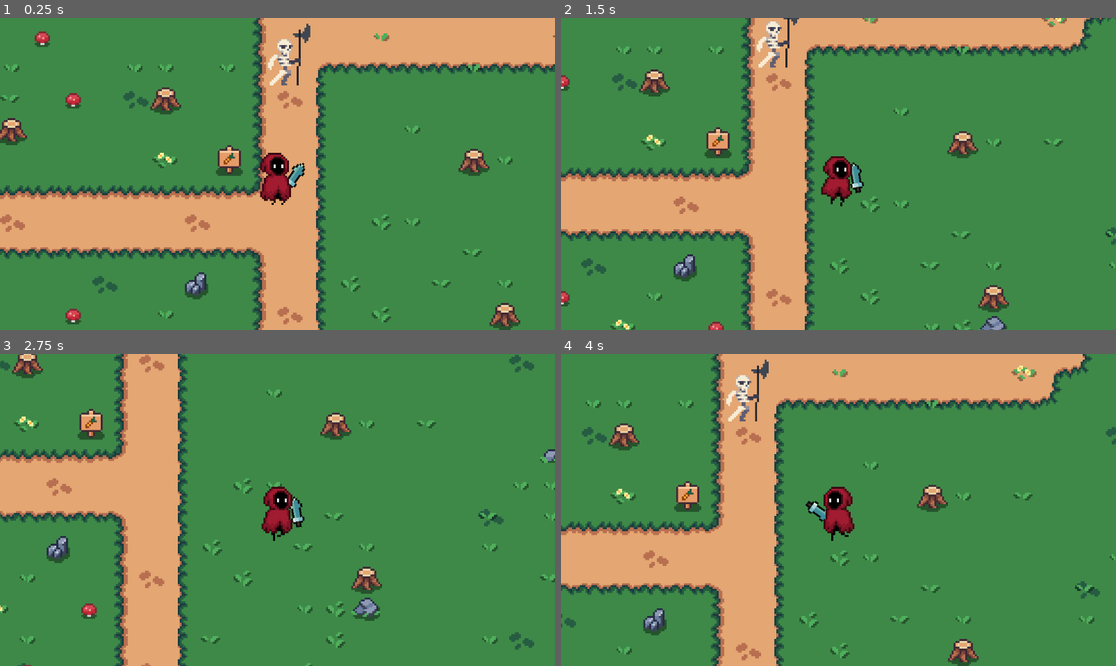
Above: before the commit, frames 1-4 (two rows, left to right).
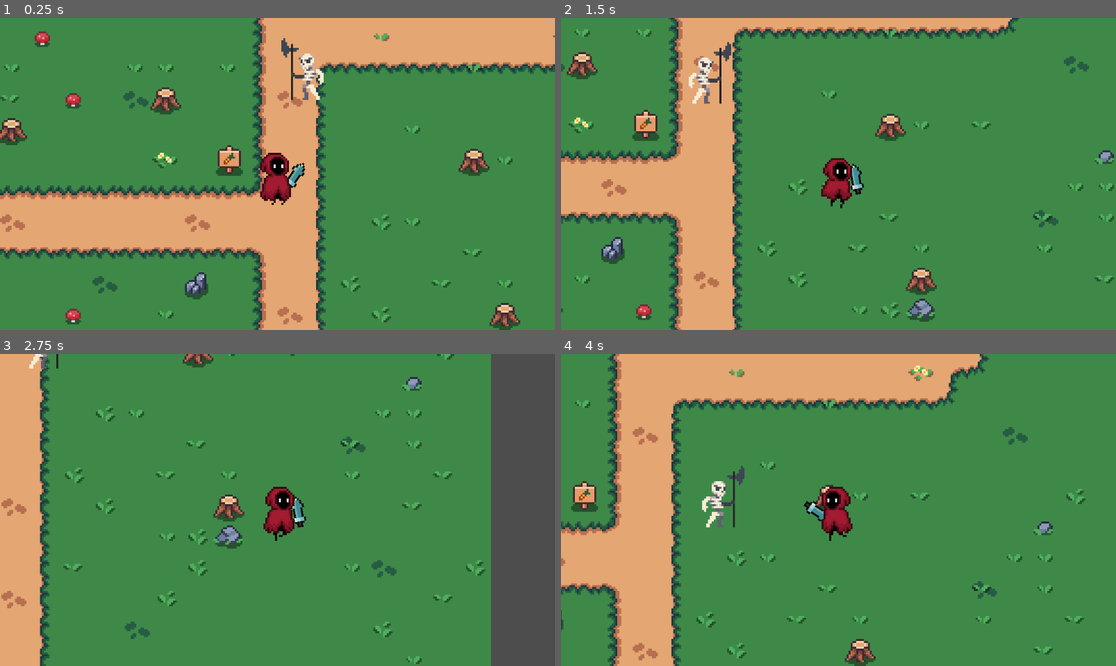
Above: after the commit, the same moments.

Repository: inlet511/Godot_Tut
Game: Godot game, scene res://scenes/main.tscn
Two runs of this game, one before a commit and one after it. Both use one fixed random seed, a clock stepped at 60 frames per second and the inputs below.
Inputs (mouse positions are in pixels of both pictures, inside the frame that each line leads up to):
- Up to frame 1 (0.25 s): no input
- Up to frame 2 (1.5 s): move the mouse to (960, 158) at 0.52 s; hold D (right) 0.53-1.28 s; tap 1 (ability_1) at 0.6 s; move the mouse to (727, 189) at 1.27 s; hold S (down) from 1.28 s (still down); tap 2 (ability_2) at 1.35 s
- Up to frame 3 (2.75 s): move the mouse to (333, 441) at 2.02 s; release S (down) at 2.03 s; hold D (right) from 2.03 s (still down); tap 3 (ability_3) at 2.1 s
- Up to frame 4 (4 s): move the mouse to (810, 572) at 2.77 s; release D (right) at 2.78 s; hold W (up) 2.78-3.53 s; tap 1 (ability_1) at 2.85 s; move the mouse to (1005, 556) at 3.52 s; hold A (left) from 3.53 s (still down); tap 2 (ability_2) at 3.6 s

The runs differ from the first frame. In frame 1, 0.9% of the frame differs, in the area x 48-59%, y 1-27%; in frame 2, 36%; in frame 3, 39%, in the area x 0-100%, y 0-100%; in frame 4, 33%.

Commit message:
11-1 Animation runner Finished

Diff:
--- a/scenes/ability/slash_ability.tscn
+++ b/scenes/ability/slash_ability.tscn
@@ -1,7 +1,7 @@
 [gd_scene format=3 uid="uid://by4qtweyfhx0n"]
 
 [ext_resource type="Script" uid="uid://bysj070y4puqg" path="res://scripts/ability/core/ability.gd" id="1_wqbl1"]
-[ext_resource type="Script" uid="uid://bqcvo2v7k7yfw" path="res://scripts/ability/core/ability_spawn_manifest.gd" id="2_6scyu"]
+[ext_resource type="Script" uid="uid://bqcvo2v7k7yfw" path="res://scripts/ability/component/ability_spawn_manifest.gd" id="2_6scyu"]
 [ext_resource type="PackedScene" uid="uid://byqjkta6deqrt" path="res://scenes/ability/slash_ability_manifest.tscn" id="3_jabok"]
 [ext_resource type="Script" uid="uid://c07sv604apc5h" path="res://scripts/ability/core/ability_component.gd" id="4_ny4m0"]
 
--- a/scenes/main.tscn
+++ b/scenes/main.tscn
@@ -126,7 +126,7 @@
 [node name="Player" parent="." unique_id=663228779 instance=ExtResource("1_o5qli")]
 z_index = 1
 position = Vector2(18, -1)
-speed = 50.0
+speed = 100.0
 
 [node name="Map" type="Node" parent="." unique_id=1594778294]
 
--- a/scenes/player.tscn
+++ b/scenes/player.tscn
@@ -109,6 +109,7 @@
 
 [node name="Player" type="Node2D" unique_id=1813389937]
 script = ExtResource("1_g2els")
+speed = null
 
 [node name="Weapon" type="Sprite2D" parent="." unique_id=537507785]
 texture_filter = 1
--- a/scenes/skeleton.tscn
+++ b/scenes/skeleton.tscn
@@ -1,6 +1,11 @@
 [gd_scene format=3 uid="uid://qp8bjqdacdar"]
 
 [ext_resource type="Texture2D" uid="uid://b8nnks1flijsb" path="res://assets/images/skeleton/Skeleton Idle.png" id="1_pbvs3"]
+[ext_resource type="Script" uid="uid://dt82mrf1lnoed" path="res://scripts/entity/enemy.gd" id="1_txkty"]
+[ext_resource type="Texture2D" uid="uid://lthmbgxy2uml" path="res://assets/images/skeleton/Skeleton Walk.png" id="3_ivqcw"]
+[ext_resource type="Texture2D" uid="uid://blqur6p5se5h4" path="res://assets/images/skeleton/Skeleton Attack.png" id="3_ssl1b"]
+[ext_resource type="Script" uid="uid://ck3abbm7udxhd" path="res://scripts/ability/core/ability_controller.gd" id="4_5pgwy"]
+[ext_resource type="PackedScene" uid="uid://c4a5w0sxy2agp" path="res://scenes/skeleton_slash.tscn" id="5_ssl1b"]
 
 [sub_resource type="AtlasTexture" id="AtlasTexture_txkty"]
 atlas = ExtResource("1_pbvs3")
@@ -45,14 +50,133 @@
 [sub_resource type="AtlasTexture" id="AtlasTexture_rjsi3"]
 atlas = ExtResource("1_pbvs3")
 region = Rect2(240, 0, 24, 32)
+
+[sub_resource type="AtlasTexture" id="AtlasTexture_ulcnj"]
+atlas = ExtResource("3_ssl1b")
+region = Rect2(0, 0, 43, 37)
+
+[sub_resource type="AtlasTexture" id="AtlasTexture_yjqjo"]
+atlas = ExtResource("3_ssl1b")
+region = Rect2(43, 0, 43, 37)
+
+[sub_resource type="AtlasTexture" id="AtlasTexture_8l6in"]
+atlas = ExtResource("3_ssl1b")
+region = Rect2(86, 0, 43, 37)
+
+[sub_resource type="AtlasTexture" id="AtlasTexture_bogq3"]
+atlas = ExtResource("3_ssl1b")
+region = Rect2(129, 0, 43, 37)
+
+[sub_resource type="AtlasTexture" id="AtlasTexture_w1nps"]
+atlas = ExtResource("3_ssl1b")
+region = Rect2(172, 0, 43, 37)
+
+[sub_resource type="AtlasTexture" id="AtlasTexture_05nho"]
+atlas = ExtResource("3_ssl1b")
+region = Rect2(215, 0, 43, 37)
+
+[sub_resource type="AtlasTexture" id="AtlasTexture_xbje2"]
+atlas = ExtResource("3_ssl1b")
+region = Rect2(258, 0, 43, 37)
+
+[sub_resource type="AtlasTexture" id="AtlasTexture_bheaq"]
+atlas = ExtResource("3_ssl1b")
+region = Rect2(301, 0, 43, 37)
+
+[sub_resource type="AtlasTexture" id="AtlasTexture_aajq6"]
+atlas = ExtResource("3_ssl1b")
+region = Rect2(344, 0, 43, 37)
+
+[sub_resource type="AtlasTexture" id="AtlasTexture_r1h1b"]
+atlas = ExtResource("3_ssl1b")
+region = Rect2(387, 0, 43, 37)
+
+[sub_resource type="AtlasTexture" id="AtlasTexture_g1s2x"]
+atlas = ExtResource("3_ssl1b")
+region = Rect2(430, 0, 43, 37)
+
+[sub_resource type="AtlasTexture" id="AtlasTexture_526pm"]
+atlas = ExtResource("3_ssl1b")
+region = Rect2(473, 0, 43, 37)
+
+[sub_resource type="AtlasTexture" id="AtlasTexture_pywd7"]
+atlas = ExtResource("3_ssl1b")
+region = Rect2(516, 0, 43, 37)
+
+[sub_resource type="AtlasTexture" id="AtlasTexture_wli8i"]
+atlas = ExtResource("3_ssl1b")
+region = Rect2(559, 0, 43, 37)
+
+[sub_resource type="AtlasTexture" id="AtlasTexture_wdmmv"]
+atlas = ExtResource("3_ssl1b")
+region = Rect2(602, 0, 43, 37)
+
+[sub_resource type="AtlasTexture" id="AtlasTexture_ruecw"]
+atlas = ExtResource("3_ssl1b")
+region = Rect2(645, 0, 43, 37)
+
+[sub_resource type="AtlasTexture" id="AtlasTexture_xpc7s"]
+atlas = ExtResource("3_ssl1b")
+region = Rect2(688, 0, 43, 37)
+
+[sub_resource type="AtlasTexture" id="AtlasTexture_vyv88"]
+atlas = ExtResource("3_ssl1b")
+region = Rect2(731, 0, 43, 37)
+
+[sub_resource type="AtlasTexture" id="AtlasTexture_3nhjk"]
+atlas = ExtResource("3_ivqcw")
+region = Rect2(0, 0, 22, 33)
+
+[sub_resource type="AtlasTexture" id="AtlasTexture_ghshk"]
+atlas = ExtResource("3_ivqcw")
+region = Rect2(22, 0, 22, 33)
+
+[sub_resource type="AtlasTexture" id="AtlasTexture_e85v8"]
+atlas = ExtResource("3_ivqcw")
+region = Rect2(44, 0, 22, 33)
+
+[sub_resource type="AtlasTexture" id="AtlasTexture_f63t1"]
+atlas = ExtResource("3_ivqcw")
+region = Rect2(66, 0, 22, 33)
+
+[sub_resource type="AtlasTexture" id="AtlasTexture_v6rpr"]
+atlas = ExtResource("3_ivqcw")
+region = Rect2(88, 0, 22, 33)
+
+[sub_resource type="AtlasTexture" id="AtlasTexture_6yhqa"]
+atlas = ExtResource("3_ivqcw")
+region = Rect2(110, 0, 22, 33)
+
+[sub_resource type="AtlasTexture" id="AtlasTexture_2iffn"]
+atlas = ExtResource("3_ivqcw")
+region = Rect2(132, 0, 22, 33)
+
+[sub_resource type="AtlasTexture" id="AtlasTexture_67pwj"]
+atlas = ExtResource("3_ivqcw")
+region = Rect2(154, 0, 22, 33)
+
+[sub_resource type="AtlasTexture" id="AtlasTexture_dnc0r"]
+atlas = ExtResource("3_ivqcw")
+region = Rect2(176, 0, 22, 33)
+
+[sub_resource type="AtlasTexture" id="AtlasTexture_l18t7"]
+atlas = ExtResource("3_ivqcw")
+region = Rect2(198, 0, 22, 33)
+
+[sub_resource type="AtlasTexture" id="AtlasTexture_vdbwx"]
+atlas = ExtResource("3_ivqcw")
+region = Rect2(220, 0, 22, 33)
+
+[sub_resource type="AtlasTexture" id="AtlasTexture_wdbj4"]
+atlas = ExtResource("3_ivqcw")
+region = Rect2(242, 0, 22, 33)
+
+[sub_resource type="AtlasTexture" id="AtlasTexture_i84ui"]
+atlas = ExtResource("3_ivqcw")
+region = Rect2(264, 0, 22, 33)
 
 [sub_resource type="SpriteFrames" id="SpriteFrames_3nhjk"]
 animations = [{
-"frames": [],
-"loop": true,
-"name": &"Attack",
-"speed": 5.0
-}, {
 "frames": [{
 "duration": 1.0,
 "texture": SubResource("AtlasTexture_txkty")
@@ -88,21 +212,126 @@
 "texture": SubResource("AtlasTexture_rjsi3")
 }],
 "loop": true,
-"name": &"Idle",
+"name": &"idle",
 "speed": 10.0
 }, {
-"frames": [],
+"frames": [{
+"duration": 1.0,
+"texture": SubResource("AtlasTexture_ulcnj")
+}, {
+"duration": 1.0,
+"texture": SubResource("AtlasTexture_yjqjo")
+}, {
+"duration": 1.0,
+"texture": SubResource("AtlasTexture_8l6in")
+}, {
+"duration": 1.0,
+"texture": SubResource("AtlasTexture_bogq3")
+}, {
+"duration": 1.0,
+"texture": SubResource("AtlasTexture_w1nps")
+}, {
+"duration": 1.0,
+"texture": SubResource("AtlasTexture_05nho")
+}, {
+"duration": 1.0,
+"texture": SubResource("AtlasTexture_xbje2")
+}, {
+"duration": 1.0,
+"texture": SubResource("AtlasTexture_bheaq")
+}, {
+"duration": 1.0,
+"texture": SubResource("AtlasTexture_aajq6")
+}, {
+"duration": 1.0,
+"texture": SubResource("AtlasTexture_r1h1b")
+}, {
+"duration": 1.0,
+"texture": SubResource("AtlasTexture_g1s2x")
+}, {
+"duration": 1.0,
+"texture": SubResource("AtlasTexture_526pm")
+}, {
+"duration": 1.0,
+"texture": SubResource("AtlasTexture_pywd7")
+}, {
+"duration": 1.0,
+"texture": SubResource("AtlasTexture_wli8i")
+}, {
+"duration": 1.0,
+"texture": SubResource("AtlasTexture_wdmmv")
+}, {
+"duration": 1.0,
+"texture": SubResource("AtlasTexture_ruecw")
+}, {
+"duration": 1.0,
+"texture": SubResource("AtlasTexture_xpc7s")
+}, {
+"duration": 1.0,
+"texture": SubResource("AtlasTexture_vyv88")
+}],
+"loop": false,
+"name": &"slash",
+"speed": 15.0
+}, {
+"frames": [{
+"duration": 1.0,
+"texture": SubResource("AtlasTexture_3nhjk")
+}, {
+"duration": 1.0,
+"texture": SubResource("AtlasTexture_ghshk")
+}, {
+"duration": 1.0,
+"texture": SubResource("AtlasTexture_e85v8")
+}, {
+"duration": 1.0,
+"texture": SubResource("AtlasTexture_f63t1")
+}, {
+"duration": 1.0,
+"texture": SubResource("AtlasTexture_v6rpr")
+}, {
+"duration": 1.0,
+"texture": SubResource("AtlasTexture_6yhqa")
+}, {
+"duration": 1.0,
+"texture": SubResource("AtlasTexture_2iffn")
+}, {
+"duration": 1.0,
+"texture": SubResource("AtlasTexture_67pwj")
+}, {
+"duration": 1.0,
+"texture": SubResource("AtlasTexture_dnc0r")
+}, {
+"duration": 1.0,
+"texture": SubResource("AtlasTexture_l18t7")
+}, {
+"duration": 1.0,
+"texture": SubResource("AtlasTexture_vdbwx")
+}, {
+"duration": 1.0,
+"texture": SubResource("AtlasTexture_wdbj4")
+}, {
+"duration": 1.0,
+"texture": SubResource("AtlasTexture_i84ui")
+}],
 "loop": true,
-"name": &"Walk",
-"speed": 5.0
+"name": &"walk",
+"speed": 10.0
 }]
 
 [node name="Skeleton" type="Node2D" unique_id=432479926]
 z_index = 100
+script = ExtResource("1_txkty")
+max_speed = 20.0
+stop_distance = 20.0
 
 [node name="AnimatedSprite2D" type="AnimatedSprite2D" parent="." unique_id=948784880]
 texture_filter = 1
 sprite_frames = SubResource("SpriteFrames_3nhjk")
-animation = &"Idle"
-frame = 4
-frame_progress = 0.4080095
+animation = &"slash"
+
+[node name="AbilityController" type="Node" parent="." unique_id=651465403]
+script = ExtResource("4_5pgwy")
+metadata/_custom_type_script = "uid://ck3abbm7udxhd"
+
+[node name="SkeletonSlash" parent="AbilityController" unique_id=63014591 instance=ExtResource("5_ssl1b")]
--- /dev/null
+++ b/scenes/skeleton_slash.tscn
@@ -0,0 +1,11 @@
+[gd_scene format=3 uid="uid://c4a5w0sxy2agp"]
+
+[ext_resource type="Script" uid="uid://bysj070y4puqg" path="res://scripts/ability/core/ability.gd" id="1_gxla7"]
+[ext_resource type="Script" uid="uid://kuee0j1gi3ww" path="res://scripts/ability/component/ability_animation_runner.gd" id="2_isrng"]
+
+[node name="SkeletonSlash" type="Node2D" unique_id=63014591]
+script = ExtResource("1_gxla7")
+
+[node name="AbilityAnimationRunner" type="Node" parent="." unique_id=1565703366]
+script = ExtResource("2_isrng")
+metadata/_custom_type_script = "uid://kuee0j1gi3ww"
--- /dev/null
+++ b/scripts/ability/component/ability_animation_runner.gd
@@ -0,0 +1,6 @@
+class_name AbilityAnimationRunner
+extends AbilityComponent
+
+func _activate(context: AbilityContext):
+	context.caster.play_animation("slash")
+	#print("Casting slash animation")
--- a/scripts/entity/enemy.gd
+++ b/scripts/entity/enemy.gd
@@ -1,2 +1,45 @@
 class_name Enemy
 extends Entity
+
+var player: Player
+var velocity : Vector2
+var current_speed: float
+var distance: float
+
+@export var max_speed: float
+@export var stop_distance: float = 5
+@onready var ability_controller: AbilityController = $AbilityController
+
+
+
+func _ready():
+	super._ready()
+	player = get_tree().get_first_node_in_group("Player")
+	print(player.name)
+
+func _process(delta:float):
+	_handle_movement(delta)
+	_handle_face()
+	#_handle_animation()
+
+func _handle_movement(delta:float):
+	if player == null: return
+	distance = (global_position - player.global_position).length()
+	var dir = (player.global_position - global_position).normalized()
+	if distance > stop_distance:
+		position += dir * delta * max_speed
+	else:
+		ability_controller.trigger_ability_by_idx(0)
+
+func _handle_animation():
+	if current_speed <= stop_distance:
+		animated_sprite.play("idle")
+	else:
+		animated_sprite.play("walk")
+
+func _handle_face():
+	var rel_x = player.global_position.x - global_position.x
+	if rel_x > 0:
+		animated_sprite.flip_h = false
+	else:
+		animated_sprite.flip_h = true
--- a/scripts/entity/entity.gd
+++ b/scripts/entity/entity.gd
@@ -1,12 +1,13 @@
 class_name Entity
 extends Node2D
 
+@onready var animated_sprite : AnimatedSprite2D = $AnimatedSprite2D
 
-# Called when the node enters the scene tree for the first time.
 func _ready() -> void:
-	pass # Replace with function body.
+	pass
 
-
-# Called every frame. 'delta' is the elapsed time since the previous frame.
 func _process(delta: float) -> void:
 	pass
+
+func play_animation(anim_name:String):
+	animated_sprite.play(anim_name)
--- a/scripts/entity/player.gd
+++ b/scripts/entity/player.gd
@@ -1,8 +1,8 @@
+class_name Player
 extends Entity
 
 
 @export var speed: float = 20
-@onready var animated_sprite: AnimatedSprite2D = $AnimatedSprite2D
 @onready var ability_controller: AbilityController = $AbilityController
 @onready var weapon : Node2D = $Weapon
 
@@ -13,6 +13,8 @@
 var weapon_left_angle: float
 
 func _ready():
+	add_to_group("Player")
+	super._ready()
 	weapon_right_pos = weapon.position
 	weapon_left_pos = Vector2(-weapon_right_pos.x, weapon_right_pos.y)
 	weapon_right_angle = weapon.rotation
@@ -20,6 +22,7 @@
 
 
 func _process(delta: float) -> void:
+	super._process(delta)
 	_handle_movement(delta)
 	_handle_animation()
 	_handle_abilities()
Not shown, added: scripts/ability/component/ability_animation_runner.gd.uid
Renamed: scripts/ability/core/ability_spawn_manifest.gd -> scripts/ability/component/ability_spawn_manifest.gd
Renamed: scripts/ability/core/ability_spawn_manifest.gd.uid -> scripts/ability/component/ability_spawn_manifest.gd.uid
